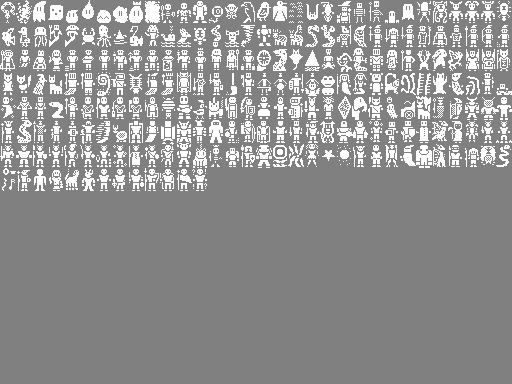
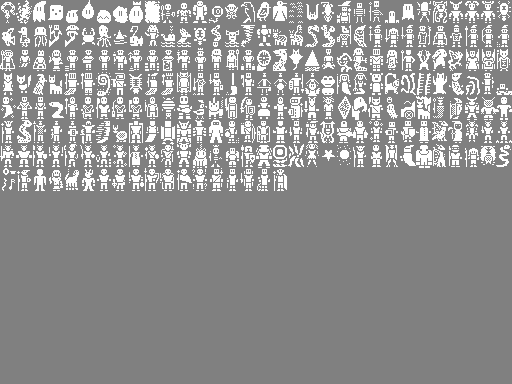
Two versions of the same layered image (512px x 384px). Layer-by-layer changes:
painted on "Background" over (x1=210, y1=168, x2=287, y2=191)
